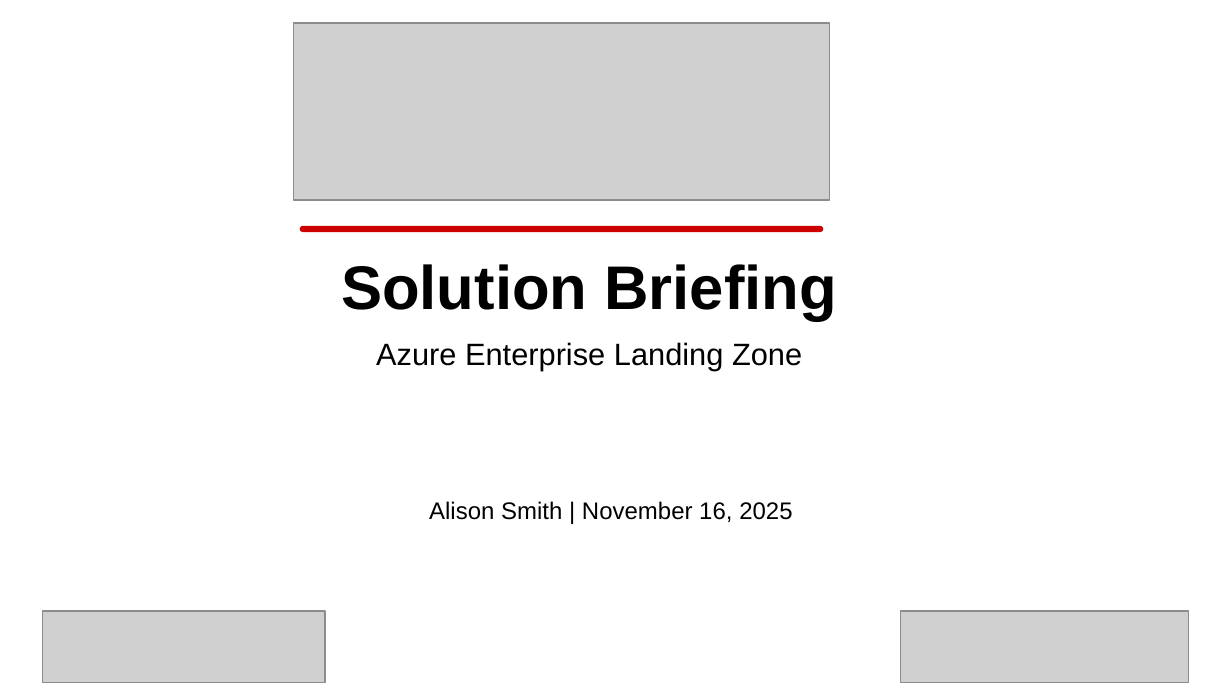
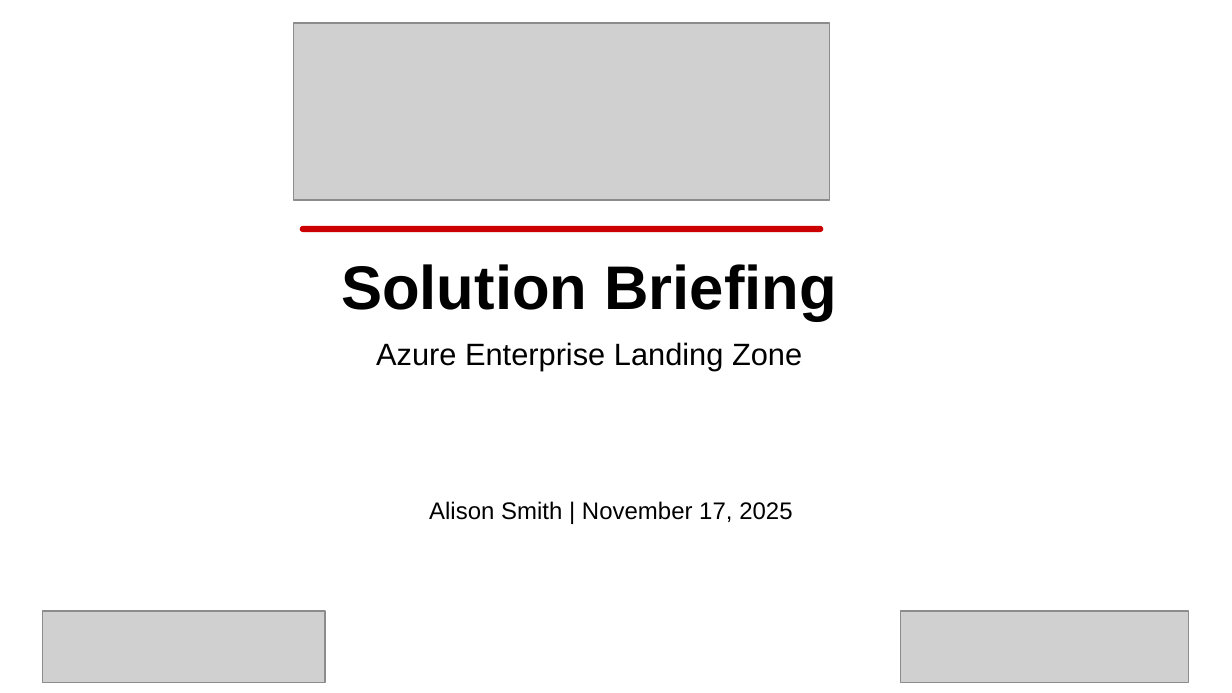
Before and after one commit to eoframework/solutions, a slide deck: slide 1 of solutions/azure/cloud/enterprise-landing-zone/presales/solution-briefing.pptx. Drawn at 1232x693 pixels with LibreOffice and Linux fonts; fonts in the diff are those of the drawing; grey boxes stand for pictures; background and template pictures are left out. Boxes give left, top, right and bottom in pixels: in the first picture for what was removed or moved away, otherwise in the second. Text is boxed around its words. In the diff, an @@ line names an element or a change of style, - is before the commit and + after.

```diff
--- a/solutions/azure/cloud/enterprise-landing-zone/presales/solution-briefing.pptx
+++ b/solutions/azure/cloud/enterprise-landing-zone/presales/solution-briefing.pptx
@@ text at (429,501,792,522): text changed @@
-Alison Smith | November 16, 2025
+Alison Smith | November 17, 2025
```
Also in this commit, not shown: 2 other slides changed, 19 other files.
